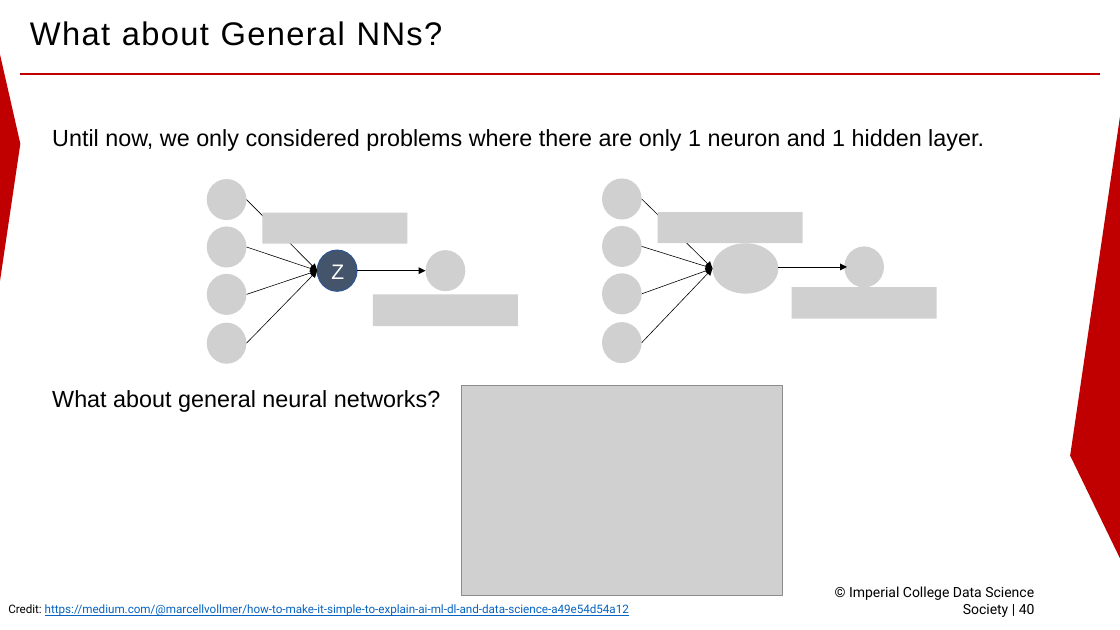
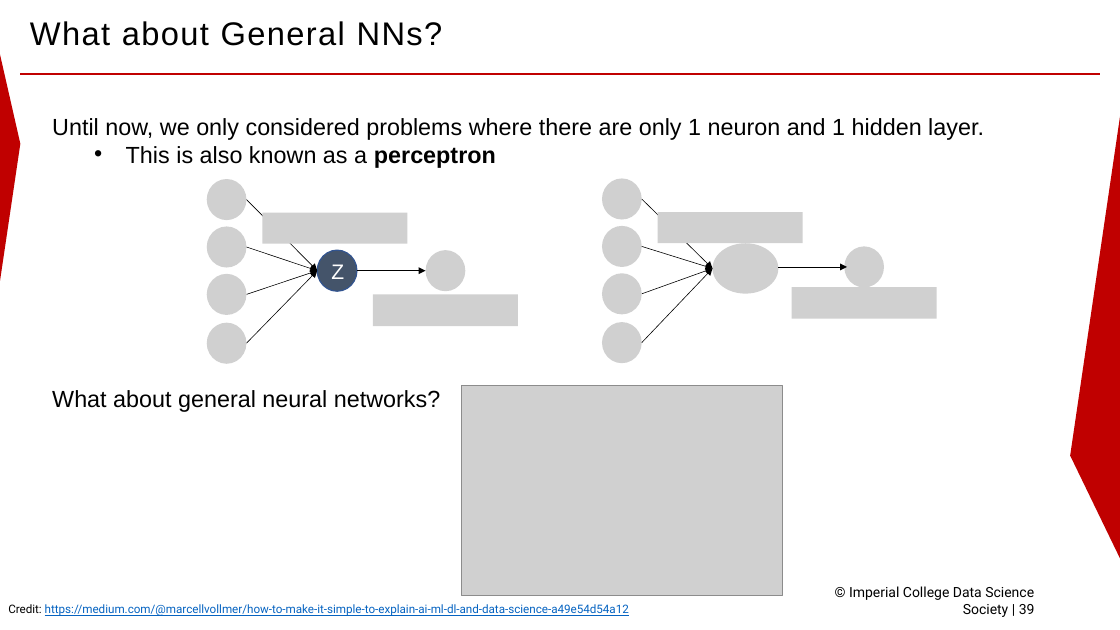
Before and after one commit to Imperial-College-Data-Science-Society/Lecture-series-2022-23, a slide deck: slide 39 of L4/Lecture 4 2022 1.pptx (slide 40 before the commit). Drawn at 1120x630 pixels with LibreOffice and Linux fonts; fonts in the diff are those of the drawing; grey boxes stand for pictures; background and template pictures are left out. Boxes give left, top, right and bottom in pixels: in the first picture for what was removed or moved away, otherwise in the second. Text is boxed around its words. In the diff, an @@ line names an element or a change of style, - is before the commit and + after.

```diff
--- a/L4/Lecture 4 2022 1.pptx
+++ b/L4/Lecture 4 2022 1.pptx
@@ text "Until now, we only considered ...": place and size @@
-text "Until now, we only considered ..." at [52,129,984,151]
+text "Until now, we only considered ..." at [52,118,984,168]
@@ text at [126,146,496,168]: paragraph added @@
+  • This is also known as a perceptron
@@ text at [849,586,1035,617]: text changed @@
-© Imperial College Data Science Society | 40
+© Imperial College Data Science Society | 39
```
Also in this commit, not shown: 2 other slides changed, 1 slide added, 1 slide removed, 1 other file.
